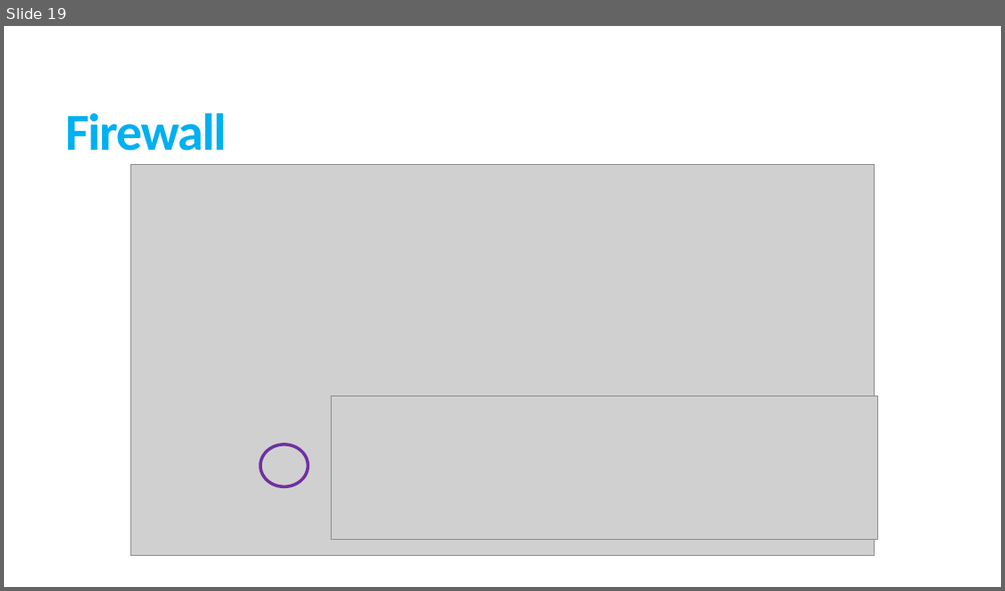
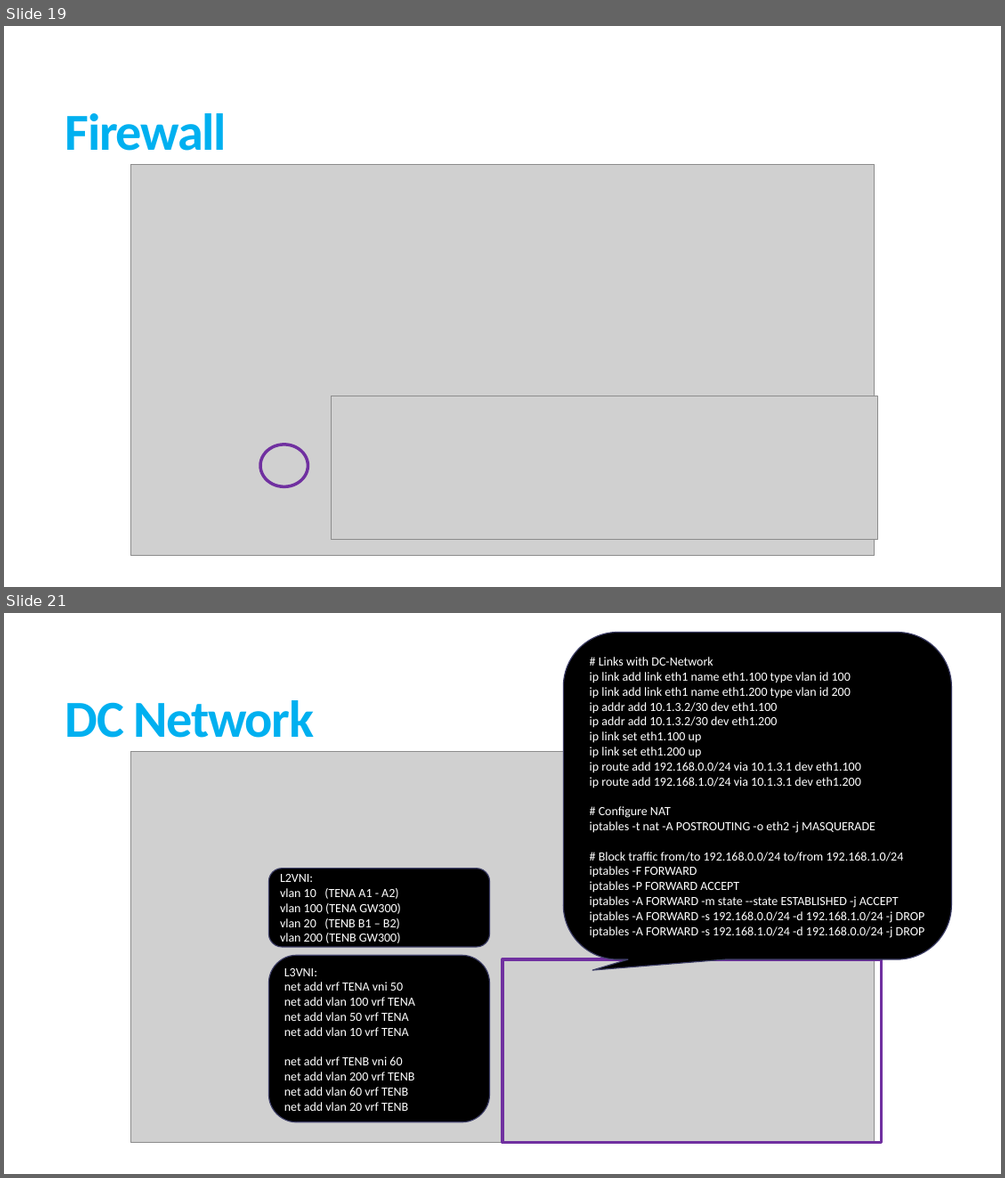
Before and after one commit to creccovalerio/NSD-Project, a slide deck: Presentazione_NSD.pptx. Shown one above the other, each under a label of ours: slide 19 before the commit, slides 19 and 21 after it; the slides between them are not shown. The pictures are 1005x591 and 1005x1178 pixels, drawn with LibreOffice and Linux fonts; fonts in the diff are those of the drawing; grey boxes stand for pictures. Boxes give left, top, right and bottom in pixels: in the first picture for what was removed or moved away, otherwise in the second. Text is boxed around its words. In the diff, an @@ line names an element or a change of style, - is before the commit and + after.

```diff
--- a/Presentazione_NSD.pptx
+++ b/Presentazione_NSD.pptx
@@ slide 21 added at (x1=4, y1=613, x2=1001, y2=1174), background #FFFFFF @@
@@ rounded speech box added at (x1=563, y1=633, x2=952, y2=960), fill #000000, outline #3D3E66 1 pt, 12 pt, text #FFFFFF @@
+# Links with DC-Network
+ip link add link eth1 name eth1.100 type vlan id 100
+ip link add link eth1 name eth1.200 type vlan id 200
+ip addr add 10.1.3.2/30 dev eth1.100
+ip addr add 10.1.3.2/30 dev eth1.200
+ip link set eth1.100 up
+ip link set eth1.200 up
+ip route add 192.168.0.0/24 via 10.1.3.1 dev eth1.100
+ip route add 192.168.1.0/24 via 10.1.3.1 dev eth1.200
+# Configure NAT
+iptables -t nat -A POSTROUTING -o eth2 -j MASQUERADE
+# Block traffic from/to 192.168.0.0/24 to/from 192.168.1.0/24
+iptables -F FORWARD
+iptables -P FORWARD ACCEPT
+iptables -A FORWARD -m state --state ESTABLISHED -j ACCEPT
+iptables -A FORWARD -s 192.168.0.0/24 -d 192.168.1.0/24 -j DROP
+iptables -A FORWARD -s 192.168.1.0/24 -d 192.168.0.0/24 -j DROP
@@ title added at (x1=65, y1=700, x2=313, y2=738), 50 pt, text #00B0F0, bold @@
+DC Network
@@ picture added at (x1=131, y1=751, x2=874, y2=1143) @@
@@ rounded rectangle added at (x1=268, y1=868, x2=489, y2=947), fill #000000, outline #3D3E66 1 pt, 12 pt, text #FFFFFF @@
+L2VNI:
+vlan 10 (TENA A1 - A2)
+vlan 100 (TENA GW300)
+vlan 20 (TENB B1 – B2)
+vlan 200 (TENB GW300)
@@ rounded rectangle added at (x1=268, y1=955, x2=489, y2=1121), fill #000000, outline #3D3E66 1 pt, 12 pt, text #FFFFFF @@
+L3VNI:
+net add vrf TENA vni 50
+net add vlan 100 vrf TENA
+net add vlan 50 vrf TENA
+net add vlan 10 vrf TENA
+net add vrf TENB vni 60
+net add vlan 200 vrf TENB
+net add vlan 60 vrf TENB
+net add vlan 20 vrf TENB
@@ rectangle added at (x1=502, y1=959, x2=882, y2=1142), outline #7030A0 3 pt @@
```
Also in this commit, not shown: 5 slides changed, 18 other slides added, 14 other files.
